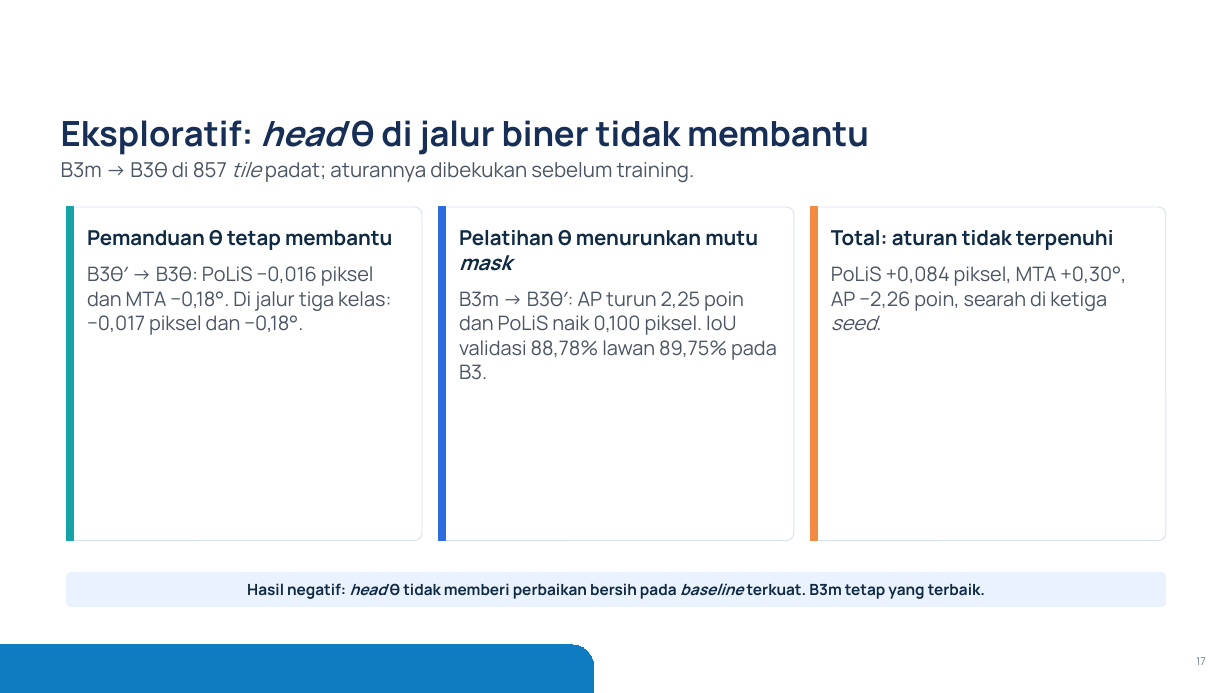
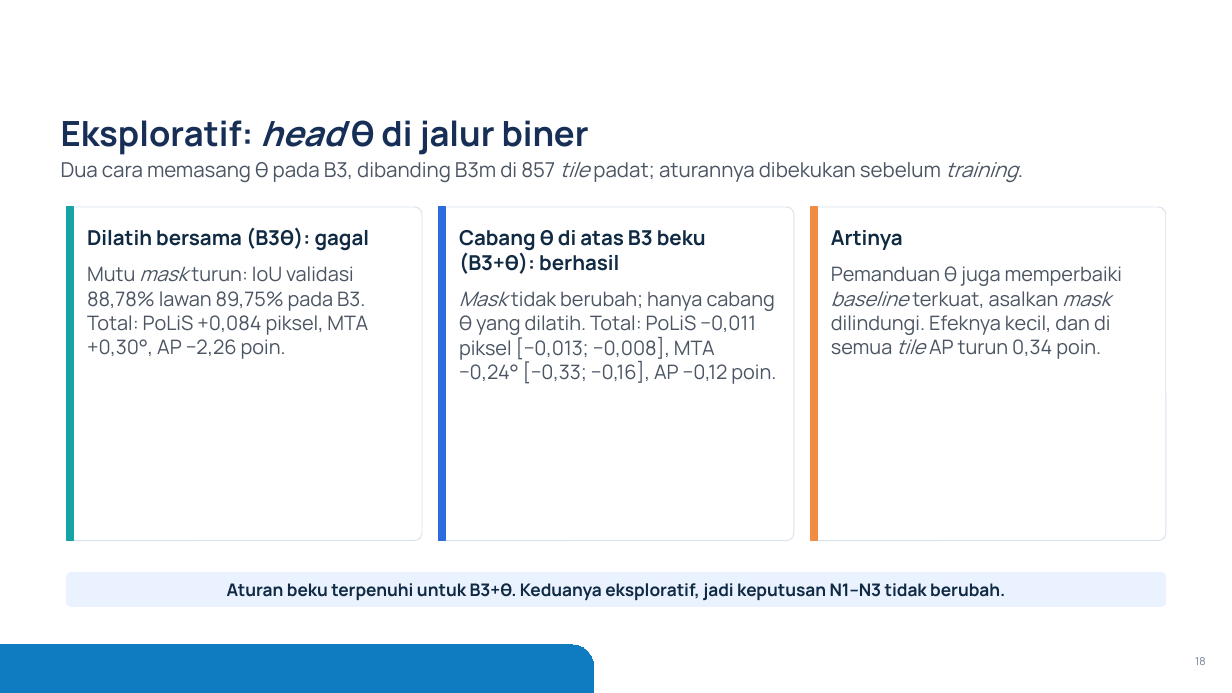
Before and after one commit to mahathirmuh/building-footprint-extraction, a slide deck: slide 18 of slides/densepoly.pptx (slide 17 before the commit). Drawn at 1232x693 pixels with LibreOffice and Linux fonts; fonts in the diff are those of the drawing; background and template pictures are left out. Boxes give left, top, right and bottom in pixels: in the first picture for what was removed or moved away, otherwise in the second. Text is boxed around its words. In the diff, an @@ line names an element or a change of style, - is before the commit and + after.

```diff
--- a/slides/densepoly.pptx
+++ b/slides/densepoly.pptx
@@ title at bbox=[61, 120, 589, 155]: text changed @@
-Eksploratif: head θ di jalur biner tidak membantu
+Eksploratif: head θ di jalur biner
@@ text at bbox=[61, 162, 1018, 182]: text changed @@
-B3m → B3θ di 857 tile padat; aturannya dibekukan sebelum training.
+Dua cara memasang θ pada B3, dibanding B3m di 857 tile padat; aturannya dibekukan sebelum training.
@@ text at bbox=[87, 227, 370, 359]: text changed @@
-Pemanduan θ tetap membantu
-B3θ′ → B3θ: PoLiS −0,016 piksel dan MTA −0,18°. Di jalur tiga kelas: −0,017 piksel dan −0,18°.
+Dilatih bersama (B3θ): gagal
+Mutu mask turun: IoU validasi 88,78% lawan 89,75% pada B3. Total: PoLiS +0,084 piksel, MTA +0,30°, AP −2,26 poin.
@@ text at bbox=[459, 230, 776, 384]: text changed @@
-Pelatihan θ menurunkan mutu mask
-B3m → B3θ′: AP turun 2,25 poin dan PoLiS naik 0,100 piksel. IoU validasi 88,78% lawan 89,75% pada B3.
+Cabang θ di atas B3 beku (B3+θ): berhasil
+Mask tidak berubah; hanya cabang θ yang dilatih. Total: PoLiS −0,011 piksel [−0,013; −0,008], MTA −0,24° [−0,33; −0,16], AP −0,12 poin.
@@ text at bbox=[831, 230, 1122, 359]: text changed @@
-Total: aturan tidak terpenuhi
-PoLiS +0,084 piksel, MTA +0,30°, AP −2,26 poin, searah di ketiga seed.
+Artinya
+Pemanduan θ juga memperbaiki baseline terkuat, asalkan mask dilindungi. Efeknya kecil, dan di semua tile AP turun 0,34 poin.
@@ text in rounded rectangle at bbox=[227, 583, 1005, 600]: text changed; size 12 to 13.5 pt @@
-Hasil negatif: head θ tidak memberi perbaikan bersih pada baseline terkuat. B3m tetap yang terbaik.
+Aturan beku terpenuhi untuk B3+θ. Keduanya eksploratif, jadi keputusan N1–N3 tidak berubah.
@@ page number at bbox=[1195, 657, 1206, 665]: text changed @@
-17
+18
```
Also in this commit, not shown: 4 other slides changed, 1 slide added, 7 other files.
